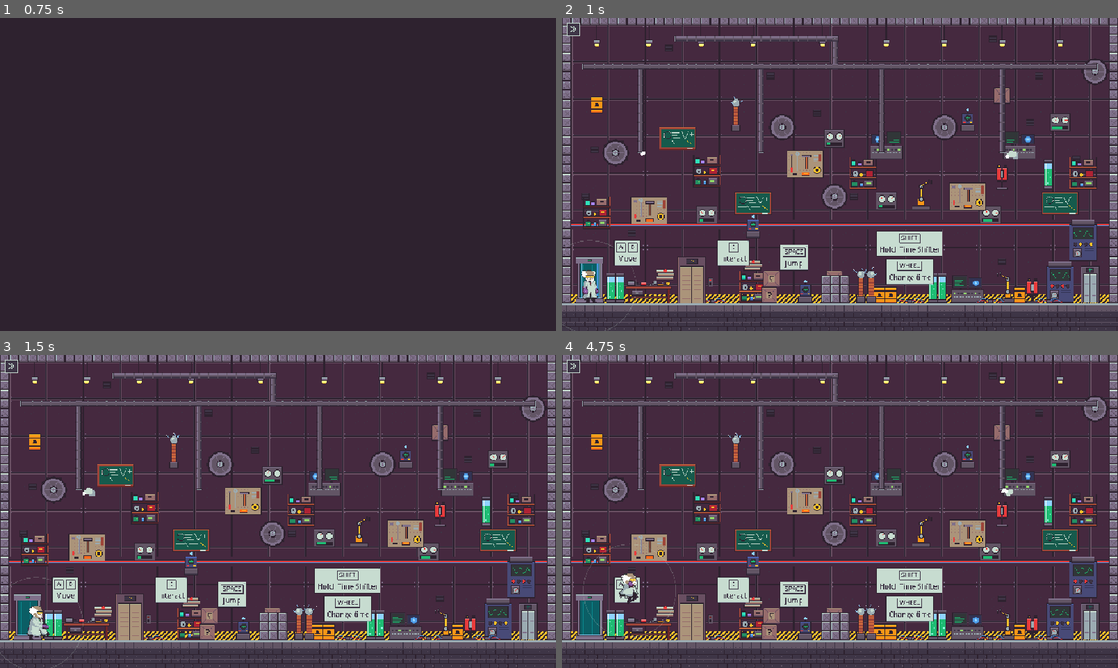
Above: before the commit, frames 1-4 (two rows, left to right).
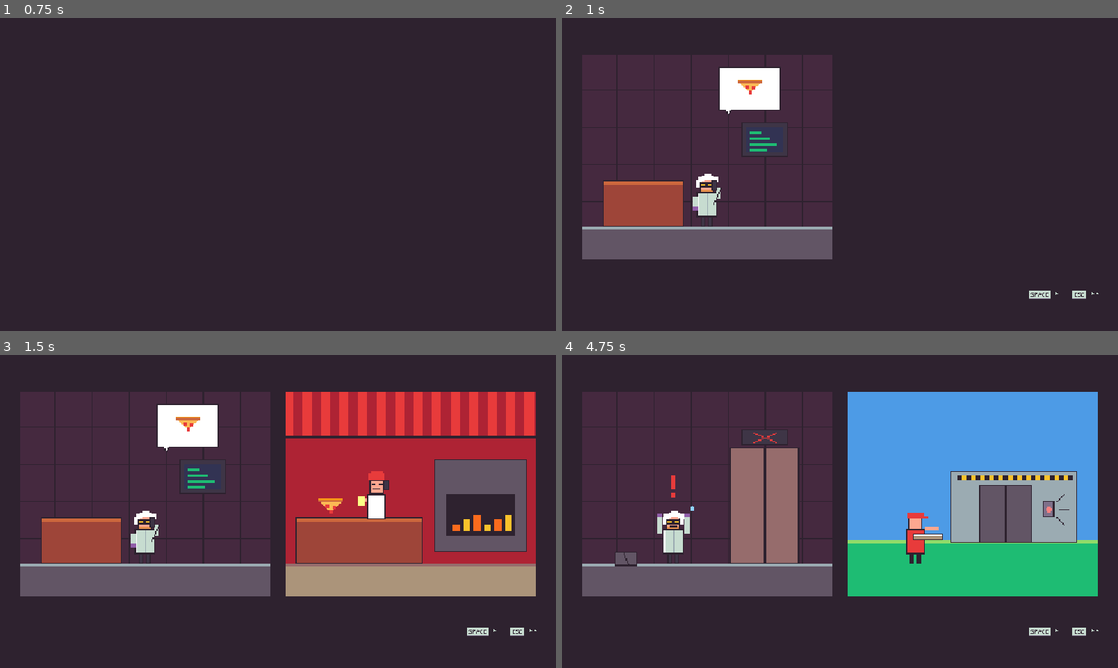
Above: after the commit, the same moments.

Repository: Nidrakon/game-off-2026
Game: Godot game, scene res://scenes/ui/title_screen.tscn
The game is run twice, just before and just after one commit, with the same random seed, the same clock (stepped at 60 frames per second) and the same inputs.
Inputs (mouse positions are in pixels of both pictures, inside the frame that each line leads up to):
- Up to frame 1 (0.75 s): click "New Game" at 0.5 s
- Up to frame 2 (1 s): no input
- Up to frame 3 (1.5 s): tap Enter (ui_accept) at 1.25 s; move the mouse to (400, 495) at 1.27 s; hold D (move_right) from 1.28 s (still down); hold Enter (ui_accept) from 1.28 s (still down); click (400, 495) at 1.42 s
- Up to frame 4 (4.75 s): tap Space (jump) at 1.52, 1.55, 1.82, 4.52, 4.55 s; release D (move_right) at 2 s; release Enter (ui_accept) at 2 s; drag from (728, 527) to (1090, 627) at 2.02 s; move the mouse to (895, 442) at 2.77 s; hold A (move_left) 2.78-3.5 s; hold Space (jump) 2.78-3.5 s; tap E (interact) at 2.85 s; click (895, 442) at 2.92 s; drag from (812, 574) to (695, 617) at 3.52 s; move the mouse to (1006, 558) at 4.27 s; hold D (move_right) from 4.28 s (still down); hold Enter (ui_accept) from 4.28 s (still down); click (1006, 558) at 4.42 s

Frame 1 is identical in both runs. In frame 2, 33% of the frame differs, in the area x 0-100%, y 0-100%; in frame 3, 54%; in frame 4, 56%.

Commit message:
Step 22: Intro comic (v0.49)
- Four wordless scenes with seven animated panels, built up click by click
- Esc skips, shown after New Game, then the first level starts

Co-Authored-By: Claude Opus 5.5 <noreply@anthropic.com>

Diff:
--- /dev/null
+++ b/graphics/intro/intro_panels.json
@@ -0,0 +1,9 @@
+{
+	"s1_left": {"w": 220, "h": 180, "frames": 2},
+	"s1_right": {"w": 220, "h": 180, "frames": 2},
+	"s2": {"w": 450, "h": 180, "frames": 3},
+	"s3_left": {"w": 220, "h": 180, "frames": 3},
+	"s3_right": {"w": 220, "h": 180, "frames": 2},
+	"s4_right": {"w": 220, "h": 180, "frames": 2},
+	"s4_left": {"w": 220, "h": 180, "frames": 2}
+}
--- /dev/null
+++ b/scenes/ui/intro.tscn
@@ -0,0 +1,12 @@
+[gd_scene load_steps=2 format=3]
+
+[ext_resource type="Script" path="res://scripts/ui/intro.gd" id="1_script"]
+
+[node name="Intro" type="Control"]
+layout_mode = 3
+anchors_preset = 15
+anchor_right = 1.0
+anchor_bottom = 1.0
+grow_horizontal = 2
+grow_vertical = 2
+script = ExtResource("1_script")
--- a/scripts/autoload/level_flow.gd
+++ b/scripts/autoload/level_flow.gd
@@ -14,6 +14,8 @@
 const ORDER_FILE := "res://data/level_order.tres"
 ## Titelbildschirm (Hauptmenue).
 const TITLE_SCENE := "res://scenes/ui/title_screen.tscn"
+## Intro-Comic nach New Game.
+const INTRO_SCENE := "res://scenes/ui/intro.tscn"
 ## Bildschirm nach dem letzten Level (vorlaeufig, bis das Ende gebaut ist).
 const END_SCENE := "res://scenes/ui/end_placeholder.tscn"
 ## Dauer je Abblend-Stufe (Sekunden).
--- a/scripts/autoload/save_game.gd
+++ b/scripts/autoload/save_game.gd
@@ -95,11 +95,11 @@
 
 
 ## Neues Spiel: alles zuruecksetzen (der alte Spielstand wird beim ersten
-## Level ueberschrieben) und das erste Level starten.
+## Level ueberschrieben), Intro-Comic zeigen; danach startet das erste Level.
 func new_game() -> void:
 	test_mode = false
 	apply_data({})
-	LevelFlow.start_game()
+	LevelFlow.go_to(LevelFlow.INTRO_SCENE)
 
 
 ## Weiterspielen: Spielstand laden und am Anfang des erreichten Levels
--- /dev/null
+++ b/scripts/ui/intro.gd
@@ -0,0 +1,146 @@
+extends Control
+## Intro-Comic (Doku 3.5, Schritt 22): vier Szenen ohne Text, Panels mit
+## kleinen Animationsschleifen. Geteilte Szenen bauen sich Klick fuer Klick
+## auf (erst ein Panel, dann das zweite; das erste bleibt stehen).
+## Weiter: Leertaste, Enter, Sprung oder Mausklick. Esc: ganzes Intro
+## ueberspringen. Danach startet das Spiel im ersten Level.
+## Panels aus graphics/intro/ (halbe Groesse gezeichnet, doppelt angezeigt).
+
+## Dauer eines Animationsbilds (Sekunden).
+const FRAME_TIME := 0.28
+## So lange nach jedem Schritt wird keine Eingabe angenommen (Sekunden).
+const INPUT_DELAY := 0.25
+## Darstellung: Faktor, Lage der Felder (links, rechts, breit).
+const SCALE := 2.0
+const SLOT_LEFT := Vector2(30, 60)
+const SLOT_RIGHT := Vector2(490, 60)
+const SLOT_WIDE := Vector2(30, 60)
+const META_FILE := "res://graphics/intro/intro_panels.json"
+## Ablauf: je Schritt die sichtbaren Panels. Szene 4: erst klingelt der Bote
+## (rechts), dann erschrickt der Professor (links).
+const STEPS := [
+	["s1_left"], ["s1_left", "s1_right"],
+	["s2"],
+	["s3_left"], ["s3_left", "s3_right"],
+	["s4_right"], ["s4_right", "s4_left"],
+]
+const COLOR_BG := Color("2e222f")
+const COLOR_FACE := Color("c7dcd0")
+const COLOR_EDGE := Color("2e222f")
+const COLOR_SHADOW := Color("7f708a")
+
+var _step := -1
+var _panels := {}
+var _meta := {}
+var _wait := 0.0
+var _anim := 0.0
+var _hint: Control
+
+
+func _ready() -> void:
+	get_tree().paused = false
+	var data: Variant = JSON.parse_string(FileAccess.get_file_as_string(META_FILE))
+	_meta = data if data is Dictionary else {}
+	var bg := ColorRect.new()
+	bg.color = COLOR_BG
+	bg.set_anchors_preset(Control.PRESET_FULL_RECT)
+	bg.mouse_filter = Control.MOUSE_FILTER_IGNORE
+	add_child(bg)
+	_hint = Control.new()
+	_hint.mouse_filter = Control.MOUSE_FILTER_IGNORE
+	_hint.draw.connect(_draw_hint)
+	_hint.set_anchors_preset(Control.PRESET_FULL_RECT)
+	add_child(_hint)
+	next_step()
+
+
+## Aktueller Schritt (0 bis Anzahl - 1), fuer Tests.
+func get_step() -> int:
+	return _step
+
+
+## Weiter zum naechsten Schritt bzw. zum Spiel.
+func next_step() -> void:
+	_step += 1
+	_wait = INPUT_DELAY
+	if _step >= STEPS.size():
+		finish()
+		return
+	var visible_names: Array = STEPS[_step]
+	for name in _panels.keys():
+		if not visible_names.has(name):
+			_panels[name].queue_free()
+			_panels.erase(name)
+	for name in visible_names:
+		if not _panels.has(name):
+			_panels[name] = _make_panel(name)
+
+
+## Intro beenden (oder ueberspringen) und das Spiel starten.
+func finish() -> void:
+	set_process_unhandled_input(false)
+	LevelFlow.start_game()
+
+
+func _make_panel(name: String) -> TextureRect:
+	var info: Dictionary = _meta.get(name, {"w": 220, "h": 180, "frames": 1})
+	var atlas := AtlasTexture.new()
+	atlas.atlas = load("res://graphics/intro/intro_%s.png" % name)
+	atlas.region = Rect2(0, 0, info.w, info.h)
+	var rect := TextureRect.new()
+	rect.texture = atlas
+	rect.texture_filter = CanvasItem.TEXTURE_FILTER_NEAREST
+	rect.stretch_mode = TextureRect.STRETCH_SCALE
+	rect.size = Vector2(info.w, info.h) * SCALE
+	rect.position = SLOT_WIDE if name == "s2" else (SLOT_LEFT if name.ends_with("left") else SLOT_RIGHT)
+	rect.mouse_filter = Control.MOUSE_FILTER_IGNORE
+	rect.set_meta("frames", int(info.frames))
+	rect.set_meta("w", float(info.w))
+	# Kurzes Aufploppen
+	rect.pivot_offset = rect.size * 0.5
+	rect.scale = Vector2(0.94, 0.94)
+	create_tween().tween_property(rect, "scale", Vector2.ONE, 0.12)
+	add_child(rect)
+	move_child(_hint, -1)
+	return rect
+
+
+func _process(delta: float) -> void:
+	_wait -= delta
+	_anim += delta
+	var frame := int(_anim / FRAME_TIME)
+	for rect in _panels.values():
+		var frames: int = rect.get_meta("frames")
+		var w: float = rect.get_meta("w")
+		var atlas := rect.texture as AtlasTexture
+		atlas.region.position.x = (frame % frames) * w
+
+
+func _unhandled_input(event: InputEvent) -> void:
+	if event.is_action_pressed("ui_cancel"):
+		finish()
+		get_viewport().set_input_as_handled()
+		return
+	if _wait > 0.0:
+		return
+	var click := event as InputEventMouseButton
+	if event.is_action_pressed("ui_accept") or event.is_action_pressed("jump") or (click and click.pressed and click.button_index == MOUSE_BUTTON_LEFT):
+		next_step()
+		get_viewport().set_input_as_handled()
+
+
+## Hinweis unten rechts (ohne Text): Tastenkappen fuer weiter und ueberspringen.
+func _draw_hint() -> void:
+	var y := 470.0
+	var x := 930.0
+	for entry in [["ESC", 2], ["SPACE", 1]]:
+		var width := KeyCap.get_width(entry[0])
+		var arrows: int = entry[1]
+		x -= arrows * 8.0 + 4.0
+		for i in arrows:
+			var ax := x + 4.0 + i * 8.0
+			for r in 5:
+				_hint.draw_rect(Rect2(ax, y + 3 + r, 4 - absi(2 - r) * 2 + 1, 1), COLOR_FACE)
+		x -= width + 4.0
+		KeyCap.draw(_hint, Vector2(x, y), entry[0], COLOR_FACE, COLOR_EDGE, COLOR_SHADOW)
+		x -= 20.0
Binary file added: graphics/intro/intro_s1_left.png
Not shown, added: graphics/intro/intro_s1_left.png.import
Binary file added: graphics/intro/intro_s1_right.png
Not shown, added: graphics/intro/intro_s1_right.png.import
Binary file added: graphics/intro/intro_s2.png
Not shown, added: graphics/intro/intro_s2.png.import
Binary file added: graphics/intro/intro_s3_left.png
Not shown, added: graphics/intro/intro_s3_left.png.import
Binary file added: graphics/intro/intro_s3_right.png
Not shown, added: graphics/intro/intro_s3_right.png.import
Binary file added: graphics/intro/intro_s4_left.png
Not shown, added: graphics/intro/intro_s4_left.png.import
(and 5 more such lines)
